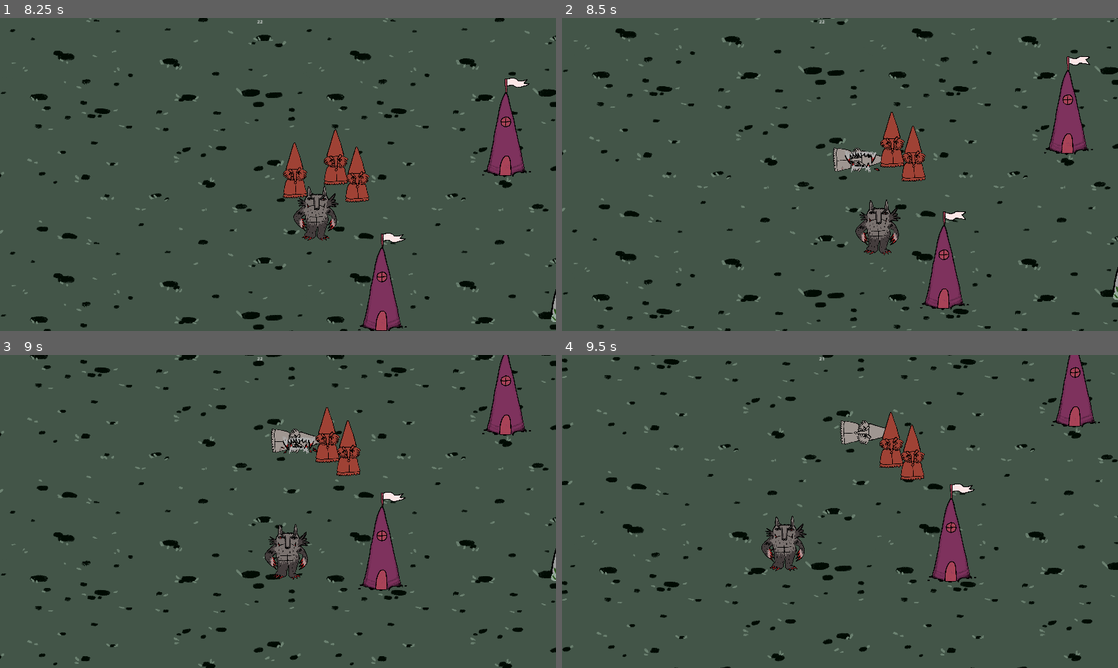
Above: before the commit, frames 1-4 (two rows, left to right).
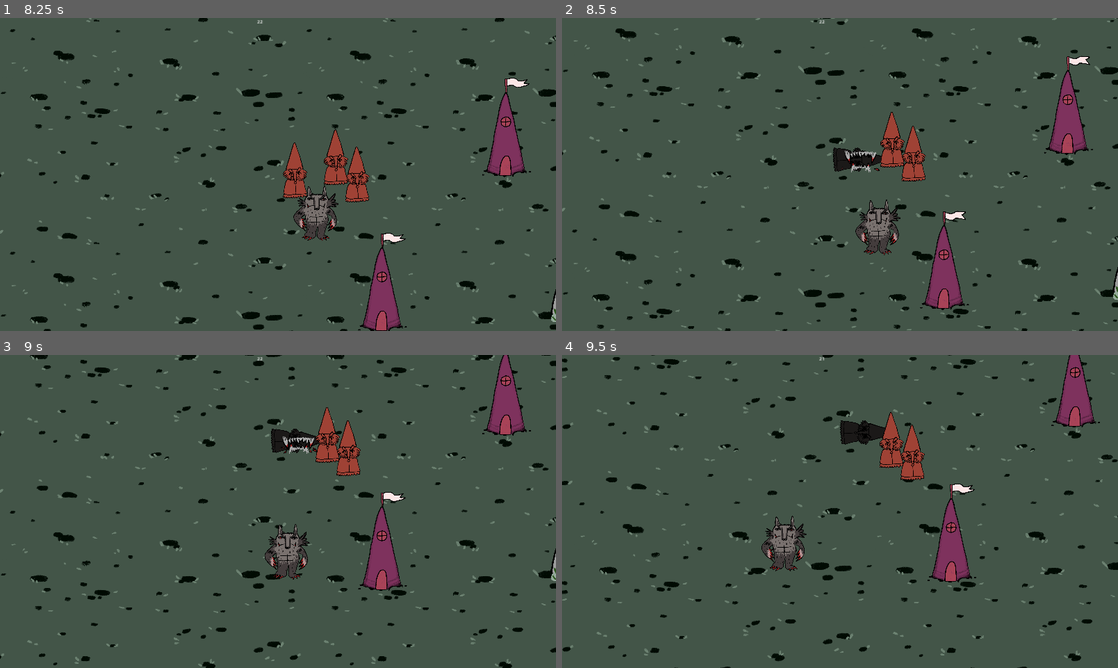
Above: after the commit, the same moments.

Repository: TheJP/GMTKGameJam2023
Game: Godot game, scene res://main.tscn
Two runs of this game, one before a commit and one after it. Both use one fixed random seed, a clock stepped at 60 frames per second and the inputs below.
Inputs (mouse positions are in pixels of both pictures, inside the frame that each line leads up to):
- Up to frame 1 (8.25 s): tap Enter at 0.5 s; move the mouse to (261, 24) at 0.52 s; press the mouse at (261, 24) at 0.53 s; hold D (move_right) 0.53-1.28 s; move the mouse to (166, 190) at 1.27 s; release the mouse at (166, 190) at 1.28 s; hold S (move_down) 1.28-2.03 s; click (166, 190) at 1.35 s; move the mouse to (333, 105) at 2.02 s; press the mouse at (333, 105) at 2.03 s; hold D (move_right) 2.03-2.78 s; move the mouse to (250, 237) at 2.77 s; release the mouse at (250, 237) at 2.78 s; hold W (move_up) 2.78-3.53 s; click (250, 237) at 2.85 s; move the mouse to (444, 221) at 3.52 s; press the mouse at (444, 221) at 3.53 s; hold A (move_left) 3.53-5.03 s; move the mouse to (111, 127) at 4.27 s; release the mouse at (111, 127) at 4.28 s; click (111, 127) at 4.35 s; move the mouse to (305, 174) at 5.02 s; press the mouse at (305, 174) at 5.03 s; hold S (move_down) 5.03-5.78 s; move the mouse to (194, 96) at 5.77 s; release the mouse at (194, 96) at 5.78 s; hold D (move_right) 5.78-6.53 s; click (194, 96) at 5.85 s; move the mouse to (400, 158) at 6.52 s; press the mouse at (400, 158) at 6.53 s; hold W (move_up) 6.53-7.28 s; move the mouse to (166, 190) at 7.27 s; release the mouse at (166, 190) at 7.28 s; hold D (move_right) 7.28-8.03 s; click (166, 190) at 7.35 s; move the mouse to (333, 105) at 8.02 s; press the mouse at (333, 105) at 8.03 s; hold S (move_down) from 8.03 s (still down)
- Up to frame 2 (8.5 s): keep holding S (move_down)
- Up to frame 3 (9 s): move the mouse to (250, 574) at 8.77 s; release S (move_down) at 8.78 s; release the mouse at (250, 574) at 8.78 s; hold A (move_left) from 8.78 s (still down); click (250, 574) at 8.85 s
- Up to frame 4 (9.5 s): keep holding A (move_left)

Frame 1 is identical in both runs. In frame 2, 0.3% of the frame differs, in the area x 48-58%, y 41-50%; in frame 3, 0.3%; in frame 4, 0.4%, in the area x 50-59%, y 20-29%.

Commit message:
Dead Eyes

Diff:
--- a/GMTKGameJam2023/Enemy/enemy_corpse.tscn
+++ b/GMTKGameJam2023/Enemy/enemy_corpse.tscn
@@ -1,9 +1,39 @@
-[gd_scene load_steps=2 format=3 uid="uid://nyar4j337v8u"]
+[gd_scene load_steps=3 format=3 uid="uid://nyar4j337v8u"]
 
 [ext_resource type="Texture2D" uid="uid://bn7m6cnvlexvu" path="res://Assets/Enemy/Enemy_A.png" id="1_vn68c"]
+[ext_resource type="Texture2D" uid="uid://dh7c0igroi4lt" path="res://Assets/Particles/particle_6.png" id="2_w0d72"]
 
 [node name="EnemyCorpse" type="Sprite2D"]
+modulate = Color(0.168627, 0.168627, 0.168627, 1)
 z_index = -5
 rotation = 1.5708
 scale = Vector2(0.15, 0.15)
 texture = ExtResource("1_vn68c")
+
+[node name="Sprite2D" type="Sprite2D" parent="."]
+modulate = Color(0, 0, 0, 1)
+position = Vector2(-99.9997, 86.667)
+rotation = 0.307178
+scale = Vector2(5, 5)
+texture = ExtResource("2_w0d72")
+
+[node name="Sprite2D2" type="Sprite2D" parent="."]
+modulate = Color(0, 0, 0, 1)
+position = Vector2(-99.9997, 86.667)
+rotation = 1.86227
+scale = Vector2(5, 5)
+texture = ExtResource("2_w0d72")
+
+[node name="Sprite2D3" type="Sprite2D" parent="."]
+modulate = Color(0, 0, 0, 1)
+position = Vector2(73.3336, 79.9997)
+rotation = 0.307178
+scale = Vector2(5, 5)
+texture = ExtResource("2_w0d72")
+
+[node name="Sprite2D4" type="Sprite2D" parent="."]
+modulate = Color(0, 0, 0, 1)
+position = Vector2(86.6669, 73.333)
+rotation = 1.86227
+scale = Vector2(5, 5)
+texture = ExtResource("2_w0d72")
